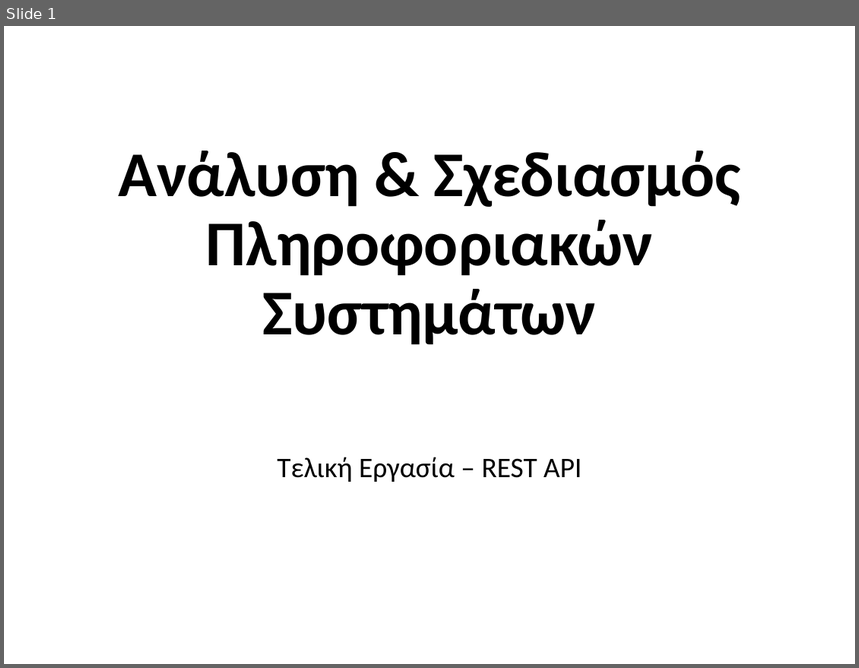
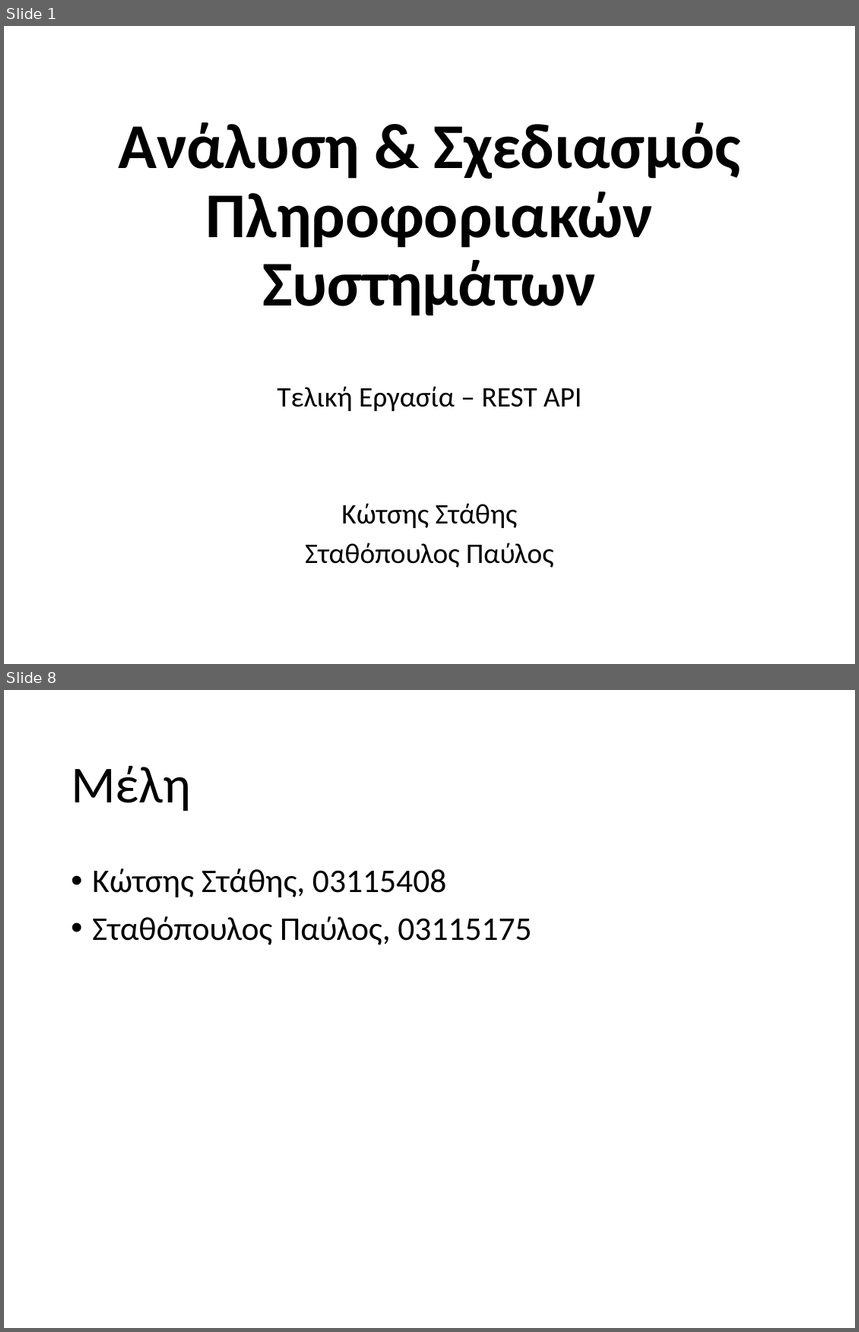
Before and after one commit to staks1/networkApi, a slide deck: Final.pptx. Shown one above the other, each under a label of ours: slide 1 before the commit, slides 1 and 8 after it; the slides between them are not shown. The pictures are 859x668 and 859x1332 pixels, drawn with LibreOffice and Linux fonts; fonts in the diff are those of the drawing. Boxes give left, top, right and bottom in pixels: in the first picture for what was removed or moved away, otherwise in the second. Text is boxed around its words. In the diff, an @@ line names an element or a change of style, - is before the commit and + after.

```diff
--- a/Final.pptx
+++ b/Final.pptx
@@ slide 8 added at <box>4,690,855,1328</box>, background #FFFFFF @@
@@ title added at <box>71,765,191,811</box>, 44 pt, text #000000 @@
+Μέλη
@@ text added at <box>92,869,531,945</box>, 28 pt, text #000000 @@
+• Κώτσης Στάθης, 03115408
+• Σταθόπουλος Παύλος, 03115175
@@ slide 1 changed as well @@
@@ title "Ανάλυση & Σχεδιασμός Πληροφοριακών Συστημάτων": place and size @@
-title "Ανάλυση & Σχεδιασμός Πληροφοριακών Συστημάτων" at <box>119,151,740,345</box>
+title "Ανάλυση & Σχεδιασμός Πληροφοριακών Συστημάτων" at <box>119,123,740,316</box>
@@ subtitle "Τελική Εργασία – REST API": place and size @@
-subtitle "Τελική Εργασία – REST API" at <box>277,457,582,482</box>
+subtitle "Τελική Εργασία – REST API" at <box>277,386,582,568</box>
@@ subtitle at <box>277,386,582,411</box>: line spacing 0.9 to 0.8 @@
@@ subtitle at <box>305,503,554,568</box>: paragraphs added @@
+Κώτσης Στάθης
+Σταθόπουλος Παύλος
```
Also in this commit, not shown: 6 other slides added.
